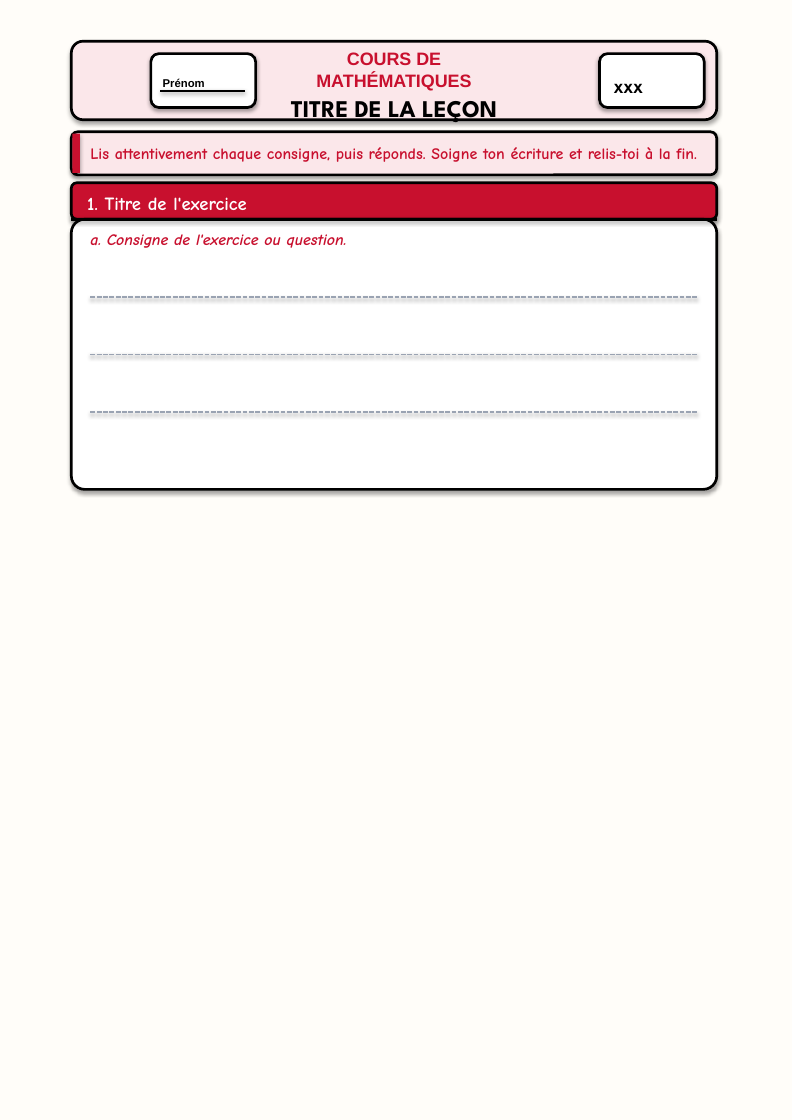
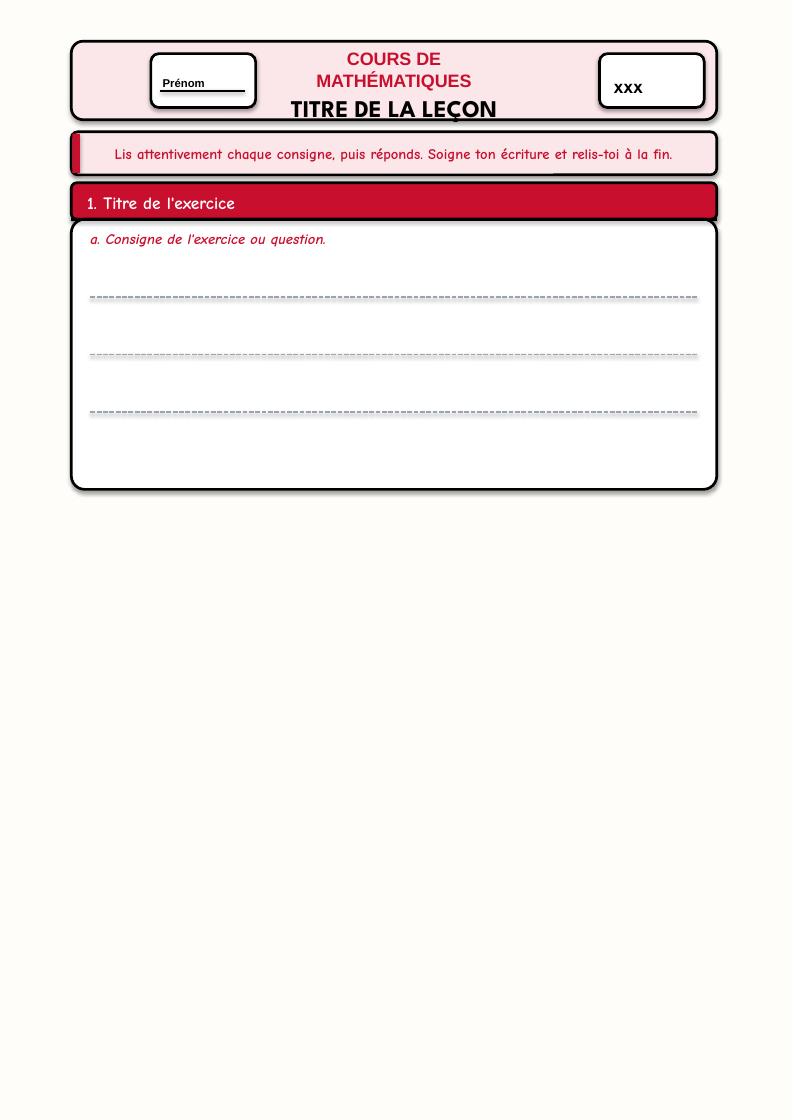
Before and after one commit to jeremylejoly/plateforme-scolaire, a slide deck: slide 2 of fiches/gabarit-evaluation-LCML.pptx. Drawn at 792x1120 pixels with LibreOffice and Linux fonts; fonts in the diff are those of the drawing. Boxes give left, top, right and bottom in pixels: in the first picture for what was removed or moved away, otherwise in the second. Text is boxed around its words. In the diff, an @@ line names an element or a change of style, - is before the commit and + after.

```diff
--- a/fiches/gabarit-evaluation-LCML.pptx
+++ b/fiches/gabarit-evaluation-LCML.pptx
@@ rounded rectangle "Lis attentivement chaque consigne, puis ..." at (71,132,716,175): size 12 to 11 pt @@
@@ rounded rectangle "1. Titre de l'exercice" at (71,183,716,219): size 14 to 13 pt @@
@@ text "a. Consigne de l'exercice ou ..." at (90,234,326,247): size 12 to 11 pt @@
```
Also in this commit, not shown: 2 other slides changed, 20 other files.
